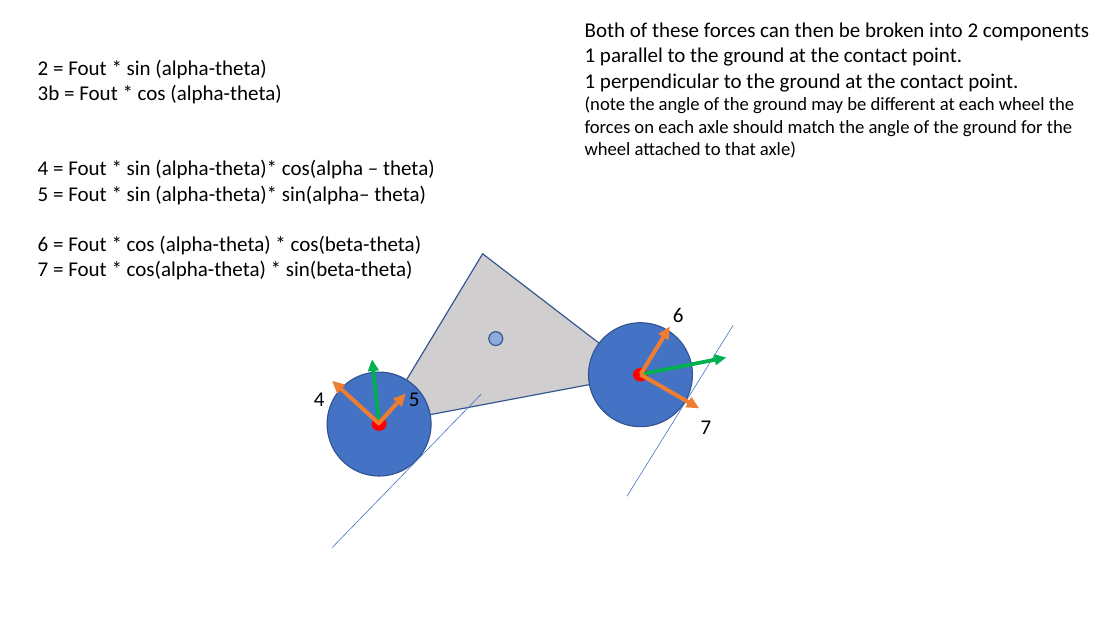
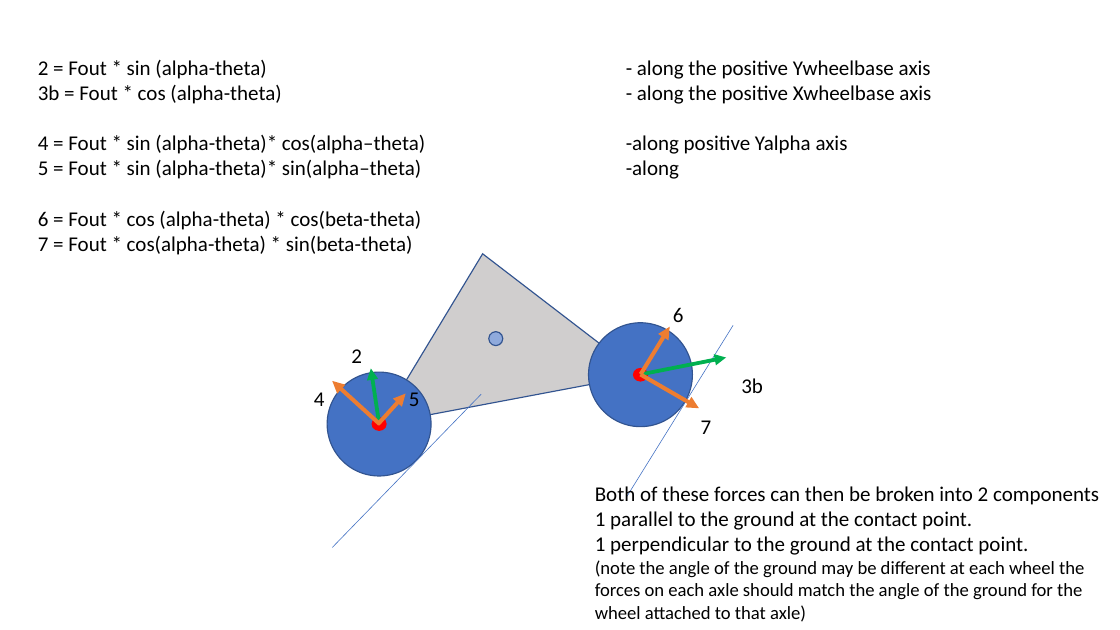
Before and after one commit to rhambleton/drive2d, a slide deck: slide 10 of vehicle forces.pptx (slide 5 before the commit). Drawn at 1120x630 pixels with LibreOffice and Linux fonts; fonts in the diff are those of the drawing. Boxes give left, top, right and bottom in pixels: in the first picture for what was removed or moved away, otherwise in the second. Text is boxed around its words. In the diff, an @@ line names an element or a change of style, - is before the commit and + after.

Commit message:
force model details

```diff
--- a/vehicle forces.pptx
+++ b/vehicle forces.pptx
@@ text at box(38, 60, 931, 179): text changed @@
-2 = Fout * sin (alpha-theta)
-3b = Fout * cos (alpha-theta)
-4 = Fout * sin (alpha-theta)* cos(alpha – theta)
-5 = Fout * sin (alpha-theta)* sin(alpha– theta)
+2 = Fout * sin (alpha-theta) - along the positive Ywheelbase axis
+3b = Fout * cos (alpha-theta) - along the positive Xwheelbase axis
+4 = Fout * sin (alpha-theta)* cos(alpha–theta) -along positive Yalpha axis
+5 = Fout * sin (alpha-theta)* sin(alpha–theta) -along
@@ text added at box(351, 349, 362, 363), 18 pt, text #000000 @@
+2
@@ arrow moved from (379, 423) - (372, 360) to (379, 423) - (371, 369) @@
@@ text added at box(741, 378, 763, 393), 18 pt, text #000000 @@
+3b
@@ text "Both of these forces can ...": place and size @@
-text "Both of these forces can ..." at box(585, 22, 1089, 158)
+text "Both of these forces can ..." at box(595, 483, 1099, 622)
```
Also in this commit, not shown: 11 other slides changed, 6 slides added, 2 slides removed, 1 other file.
